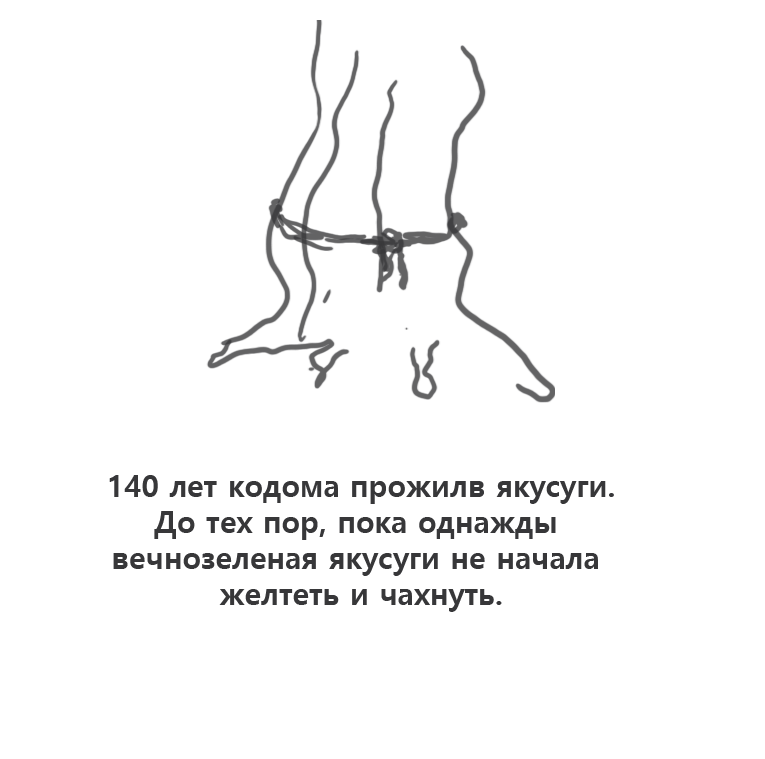
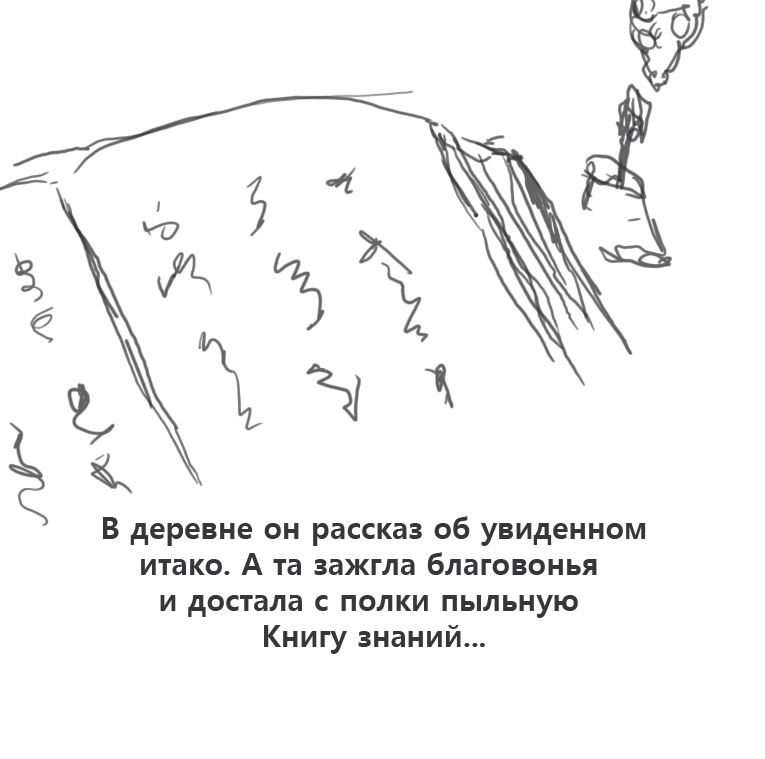
The second 765×759 image is a revision of the first. Changes to its layers:
renamed "140 лет кодома прожилв якусуги. До тех пор, пока однажды вечно" to "В деревне он рассказ об увиденном итако. А та зажгла благовонья", painted on it over [103, 475, 646, 654]
painted on "Слой 6" over [0, 0, 709, 527]
